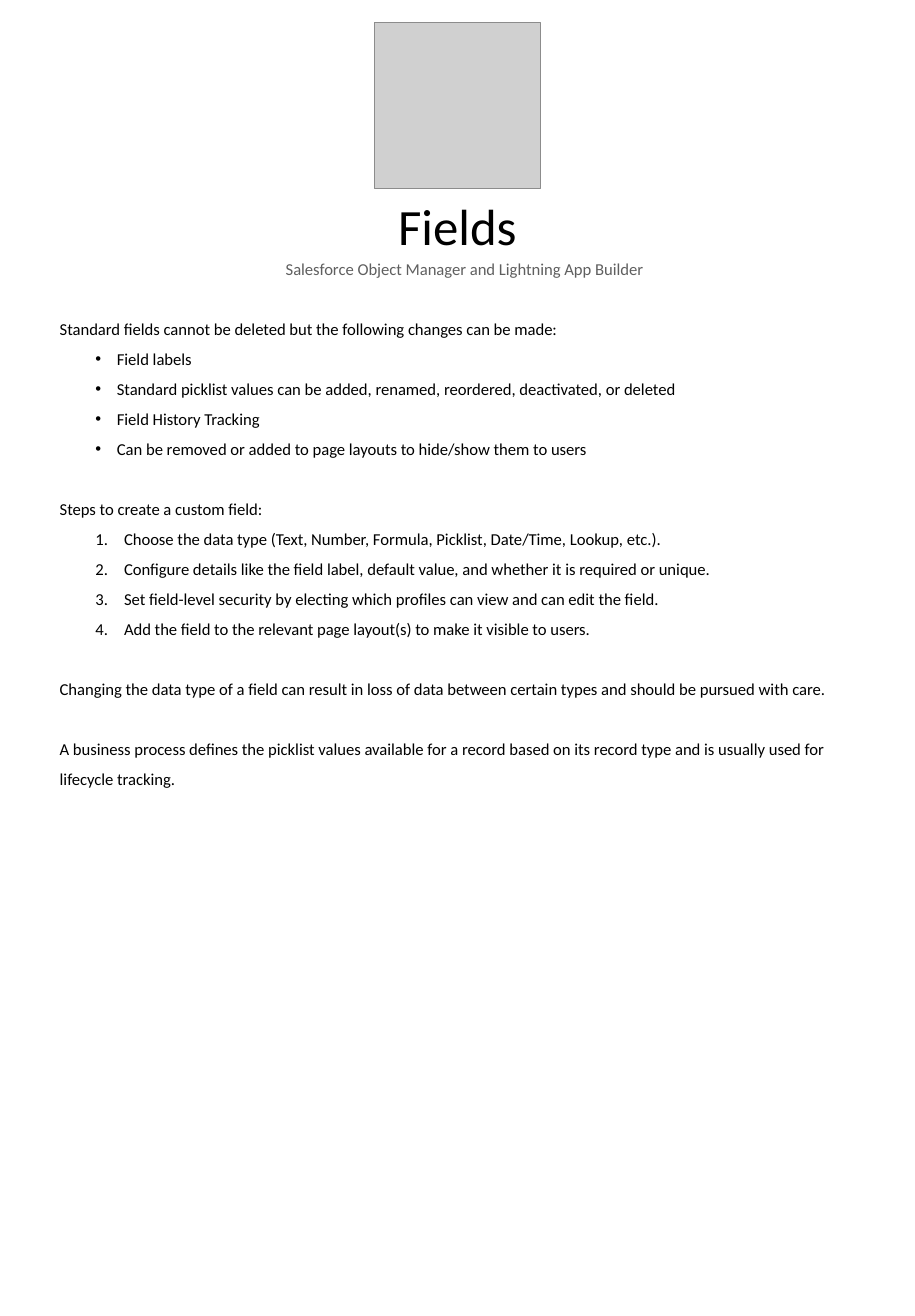
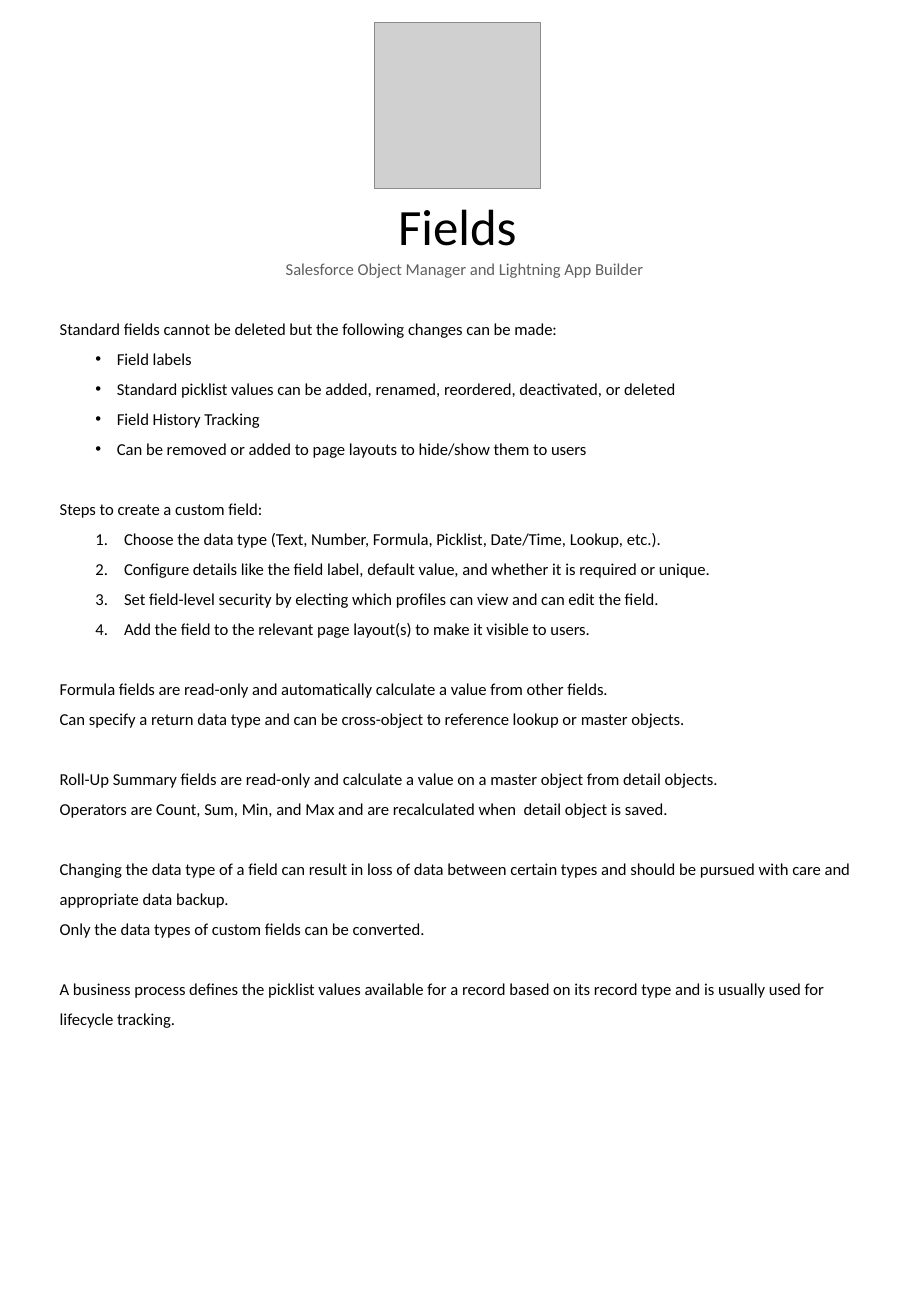
Before and after one commit to noahbaculi/salesforcegalaxy, a slide deck: slide 2 of data/admin/objects/pages.pptx. Drawn at 915x1316 pixels with LibreOffice and Linux fonts; fonts in the diff are those of the drawing; grey boxes stand for pictures. Boxes give left, top, right and bottom in pixels: in the first picture for what was removed or moved away, otherwise in the second. Text is boxed around its words. In the diff, an @@ line names an element or a change of style, - is before the commit and + after.

Commit message:
Updated admin objects lesson, added app builder data modeling lesson, and added app builder fundamentals lesson links.

```diff
--- a/data/admin/objects/pages.pptx
+++ b/data/admin/objects/pages.pptx
@@ text at box(60, 683, 850, 938): text changed @@
-Changing the data type of a field can result in loss of data between certain types and should be pursued with care.
+Formula fields are read-only and automatically calculate a value from other fields.
+Can specify a return data type and can be cross-object to reference lookup or master objects.
+Roll-Up Summary fields are read-only and calculate a value on a master object from detail objects.
+Operators are Count, Sum, Min, and Max and are recalculated when detail object is saved.
+Changing the data type of a field can result in loss of data between certain types and should be pursued with care and appropriate data backup.
+Only the data types of custom fields can be converted.
```
Also in this commit, not shown: 2 other slides changed, 8 other files.
